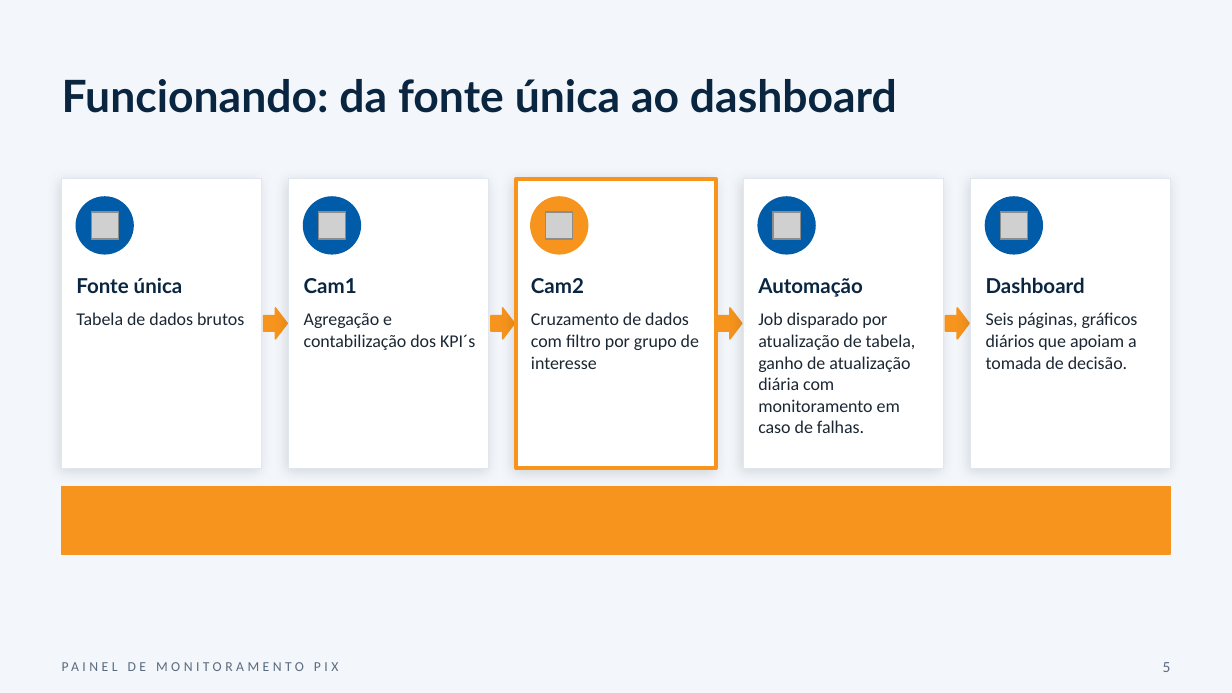
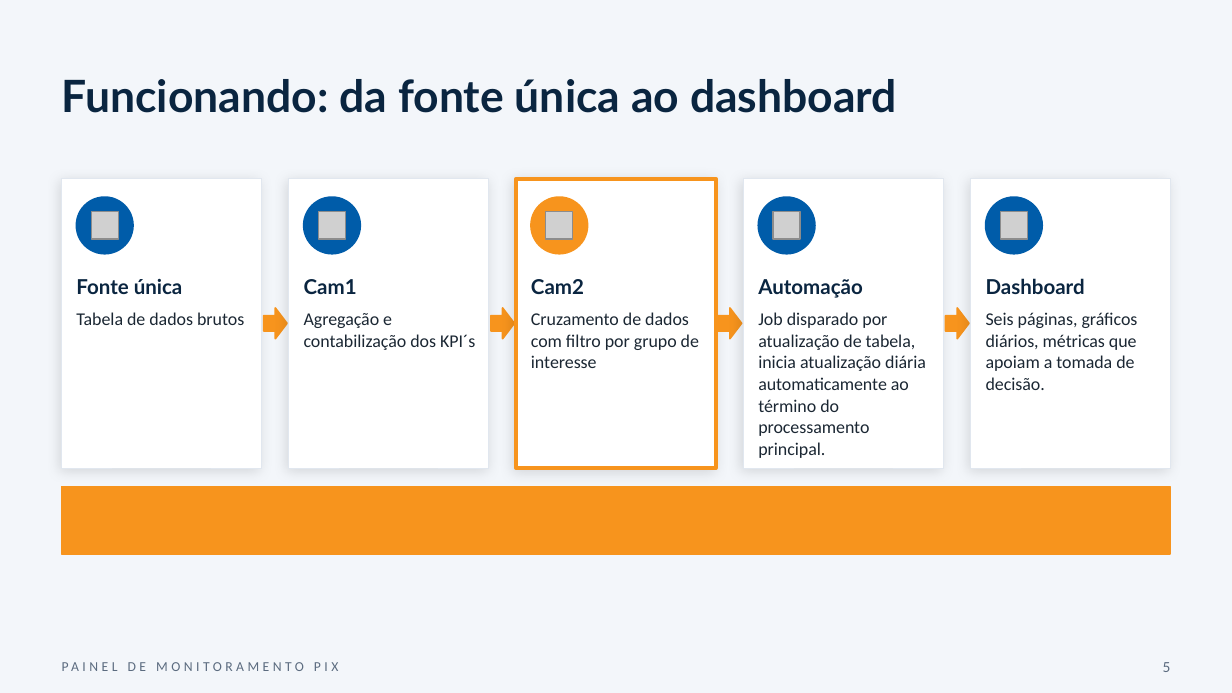
Before and after one commit to EduardoCons/upskilling-alura, a slide deck: slide 5 of Pitch_Painel_Monitoramento_PIX2.pptx (slide 7 before the commit). Drawn at 1232x693 pixels with LibreOffice and Linux fonts; fonts in the diff are those of the drawing; grey boxes stand for pictures. Boxes give left, top, right and bottom in pixels: in the first picture for what was removed or moved away, otherwise in the second. Text is boxed around its words. In the diff, an @@ line names an element or a change of style, - is before the commit and + after.

```diff
--- a/Pitch_Painel_Monitoramento_PIX2.pptx
+++ b/Pitch_Painel_Monitoramento_PIX2.pptx
@@ text at box(758, 312, 926, 458): text changed @@
-Job disparado por atualização de tabela, ganho de atualização diária com monitoramento em caso de falhas.
+Job disparado por atualização de tabela, inicia atualização diária automaticamente ao término do processamento principal.
@@ text at box(986, 312, 1138, 390): text changed @@
-Seis páginas, gráficos diários que apoiam a tomada de decisão.
+Seis páginas, gráficos diários, métricas que apoiam a tomada de decisão.
```
Also in this commit, not shown: 1 other slide changed, 4 slides removed.
